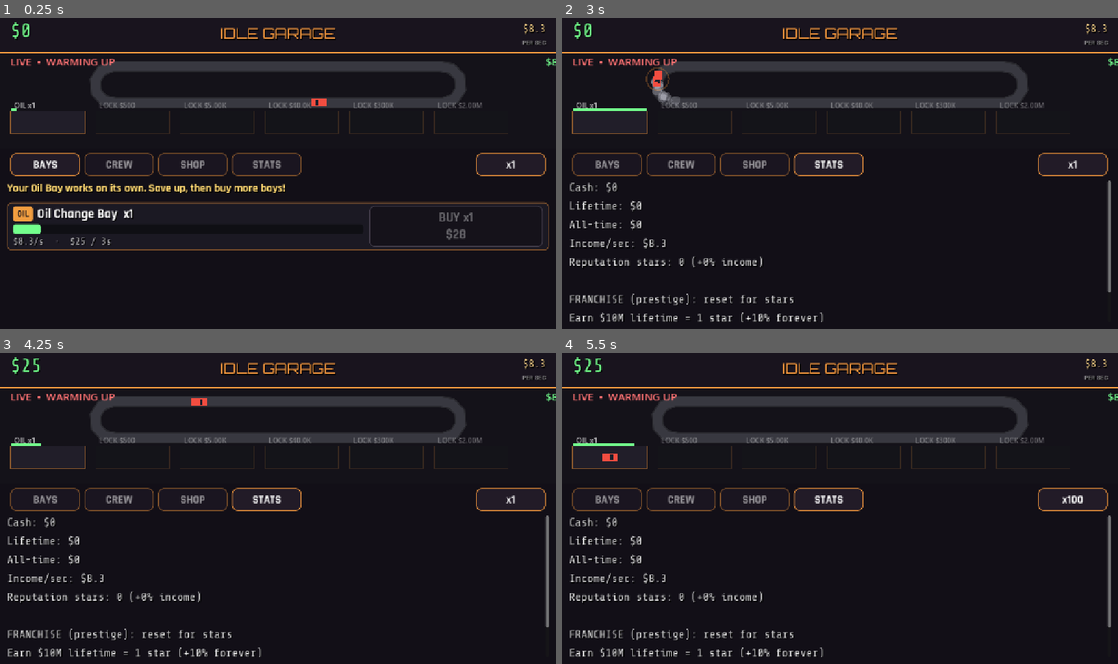
Above: before the commit, frames 1-4 (two rows, left to right).
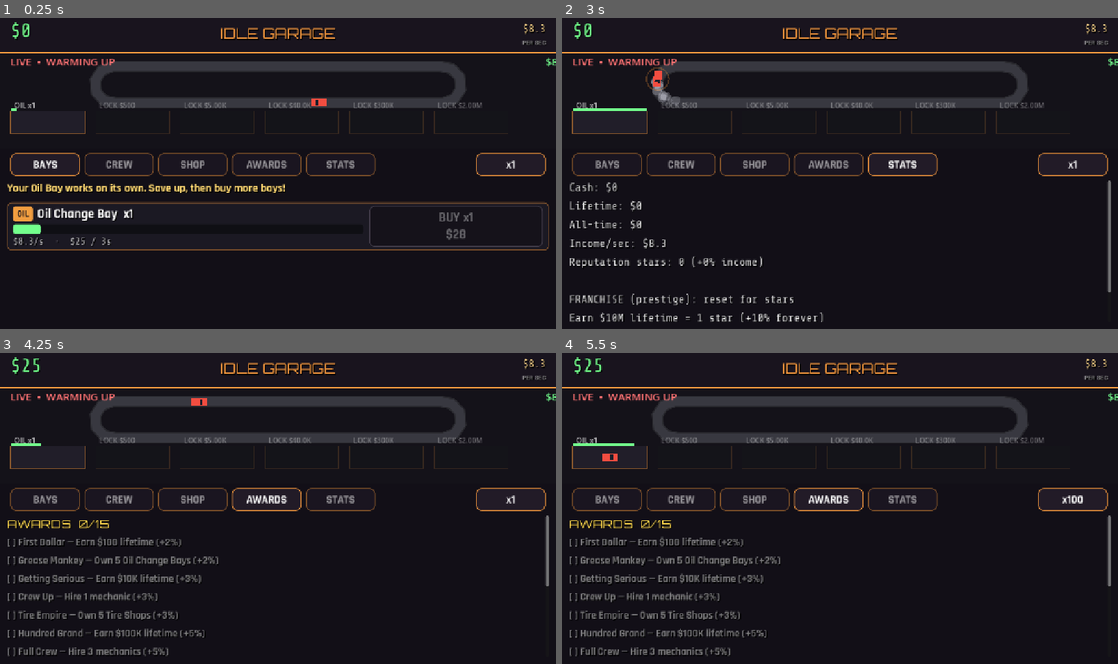
Above: after the commit, the same moments.

Repository: Thefreatbandz/idle-garage
Game: Godot game, scene res://scenes/main.tscn
Two runs of this game, one before a commit and one after it. Both use one fixed random seed, a clock stepped at 60 frames per second and the inputs below.
Inputs (mouse positions are in pixels of both pictures, inside the frame that each line leads up to):
- Up to frame 1 (0.25 s): no input
- Up to frame 2 (3 s): click "BAYS" at 0.5 s; click "CREW" at 1.25 s; click "SHOP" at 2 s; click "STATS" at 2.75 s
- Up to frame 3 (4.25 s): click (266, 499) at 3.5 s, where only the run after the commit has a clickable "AWARDS"
- Up to frame 4 (5.5 s): click "x1" at 4.25 s; click "x10" at 5 s

The runs differ from the first frame. In frame 1, 0.4% of the frame differs, in the area x 44-68%, y 43-51%; in frame 2, 0.6%; in frame 3, 4.4%, in the area x 1-99%, y 43-98%; in frame 4, 4.4%.

Commit message:
v4: 15 achievements with income bonuses, awards tab, unlock toasts

Diff:
--- a/scripts/economy.gd
+++ b/scripts/economy.gd
@@ -39,6 +39,27 @@
 const COST_GROWTH := 1.15
 const MILESTONE_BONUS := 2.0  # x2 at 25/50/100/200 owned
 
+# Achievements: {name, desc, kind, target, bonus}
+# kind: "lifetime" (earn X lifetime), "owned" (own X of generator idx),
+#       "mechanics" (hire X), "upgrades" (buy X), "prestige" (prestige X times)
+const ACHIEVEMENTS := [
+	{"name": "First Dollar", "desc": "Earn $100 lifetime", "kind": "lifetime", "target": 100.0, "gen": -1, "bonus": 1.02},
+	{"name": "Grease Monkey", "desc": "Own 5 Oil Change Bays", "kind": "owned", "target": 5.0, "gen": 0, "bonus": 1.02},
+	{"name": "Getting Serious", "desc": "Earn $10K lifetime", "kind": "lifetime", "target": 10000.0, "gen": -1, "bonus": 1.03},
+	{"name": "Crew Up", "desc": "Hire 1 mechanic", "kind": "mechanics", "target": 1.0, "gen": -1, "bonus": 1.03},
+	{"name": "Tire Empire", "desc": "Own 5 Tire Shops", "kind": "owned", "target": 5.0, "gen": 1, "bonus": 1.03},
+	{"name": "Hundred Grand", "desc": "Earn $100K lifetime", "kind": "lifetime", "target": 100000.0, "gen": -1, "bonus": 1.05},
+	{"name": "Full Crew", "desc": "Hire 3 mechanics", "kind": "mechanics", "target": 3.0, "gen": -1, "bonus": 1.05},
+	{"name": "Paint It Up", "desc": "Own 5 Paint Booths", "kind": "owned", "target": 5.0, "gen": 2, "bonus": 1.05},
+	{"name": "Millionaire", "desc": "Earn $1M lifetime", "kind": "lifetime", "target": 1000000.0, "gen": -1, "bonus": 1.08},
+	{"name": "Upgrade Happy", "desc": "Buy 5 global upgrades", "kind": "upgrades", "target": 5.0, "gen": -1, "bonus": 1.08},
+	{"name": "Tuning Fork", "desc": "Own 5 Tuning Labs", "kind": "owned", "target": 5.0, "gen": 3, "bonus": 1.08},
+	{"name": "Ten Million", "desc": "Earn $10M lifetime", "kind": "lifetime", "target": 10000000.0, "gen": -1, "bonus": 1.10},
+	{"name": "Engine Room", "desc": "Own 3 Engine Build Rooms", "kind": "owned", "target": 3.0, "gen": 4, "bonus": 1.10},
+	{"name": "Drift Legend", "desc": "Own 2 Drift Contract Boards", "kind": "owned", "target": 2.0, "gen": 5, "bonus": 1.15},
+	{"name": "Franchised", "desc": "Franchise (prestige) once", "kind": "prestige", "target": 1.0, "gen": -1, "bonus": 1.15},
+]
+
 static func bulk_cost(base: float, owned: int, n: int) -> float:
 	# total cost to buy n more when you own `owned`
 	var total := 0.0
--- a/scripts/main.gd
+++ b/scripts/main.gd
@@ -11,6 +11,8 @@
 var mechanics := [false, false, false, false, false, false]
 var upgrades_bought := []  # indices into Economy.UPGRADES
 var stars := 0  # prestige: reputation stars
+var prestige_count := 0
+var achievements := []  # unlocked indices into Economy.ACHIEVEMENTS
 var bulk := 1  # 1, 10, 100, -1 (MAX)
 var start_time := 0
 
@@ -29,6 +31,11 @@
 	if not _ui_pending_offline.is_empty():
 		_ui.show_offline_popup(float(_ui_pending_offline[0]), float(_ui_pending_offline[1]))
 		_ui_pending_offline = []
+	# show any achievement popups earned while offline
+	for ai in _pending_ach_popups:
+		var a: Dictionary = Economy.ACHIEVEMENTS[ai]
+		_ui.achievement_popup(String(a["name"]), float(a["bonus"]))
+	_pending_ach_popups = []
 
 func _process(dt: float) -> void:
 	# clamp dt (tab back after hours shouldn't simulate frame-by-frame)
@@ -58,6 +65,7 @@
 	cash += v
 	lifetime += v
 	total_earned += v
+	check_achievements()
 
 func spend(v: float) -> bool:
 	if cash < v:
@@ -69,7 +77,45 @@
 	var m := 1.0
 	for u in upgrades_bought:
 		m *= float(Economy.UPGRADES[u]["mult"])
+	m *= achievement_mult()
 	return m
+
+func achievement_mult() -> float:
+	var m := 1.0
+	for a in achievements:
+		m *= float(Economy.ACHIEVEMENTS[a]["bonus"])
+	return m
+
+func check_achievements() -> void:
+	var mech_count := 0
+	for hired in mechanics:
+		if hired:
+			mech_count += 1
+	for ai in range(Economy.ACHIEVEMENTS.size()):
+		if ai in achievements:
+			continue
+		var a: Dictionary = Economy.ACHIEVEMENTS[ai]
+		var done := false
+		match String(a["kind"]):
+			"lifetime":
+				done = lifetime >= float(a["target"])
+			"owned":
+				done = owned[int(a["gen"])] >= int(a["target"])
+			"mechanics":
+				done = mech_count >= int(a["target"])
+			"upgrades":
+				done = upgrades_bought.size() >= int(a["target"])
+			"prestige":
+				done = prestige_count >= int(a["target"])
+		if done:
+			achievements.append(ai)
+			if _ui:
+				_ui.achievement_popup(String(a["name"]), float(a["bonus"]))
+			else:
+				_pending_ach_popups.append(ai)
+	_save()
+
+var _pending_ach_popups := []
 
 func prestige_mult() -> float:
 	return 1.0 + float(stars) * 0.10
@@ -96,6 +142,7 @@
 	if spend(cost):
 		owned[i] += n
 		_ui.refresh_all()
+		check_achievements()
 		_save()
 
 func buy_mechanic(i: int) -> void:
@@ -105,6 +152,7 @@
 	if spend(cost):
 		mechanics[i] = true
 		_ui.refresh_all()
+		check_achievements()
 		_save()
 
 func buy_upgrade(u: int) -> void:
@@ -114,6 +162,7 @@
 	if spend(cost):
 		upgrades_bought.append(u)
 		_ui.refresh_all()
+		check_achievements()
 		_save()
 
 func do_prestige() -> void:
@@ -122,20 +171,25 @@
 	if new_stars <= 0:
 		return
 	stars += new_stars
+	prestige_count += 1
 	cash = 0.0
 	lifetime = 0.0
 	owned = [1, 0, 0, 0, 0, 0]
 	progress = [0.0, 0.0, 0.0, 0.0, 0.0, 0.0]
 	mechanics = [false, false, false, false, false, false]
 	upgrades_bought = []
+	# achievements persist through prestige (they're the keeper)
 	_ui.refresh_all()
+	check_achievements()
 	_save()
 
 func _save() -> void:
 	var d := {
 		"cash": cash, "lifetime": lifetime, "total": total_earned,
 		"owned": owned, "mechanics": mechanics, "upgrades": upgrades_bought,
-		"stars": stars, "time": Time.get_unix_time_from_system(),
+		"stars": stars, "prestige_count": prestige_count,
+		"achievements": achievements,
+		"time": Time.get_unix_time_from_system(),
 	}
 	var f := FileAccess.open(SAVE_PATH, FileAccess.WRITE)
 	if f:
@@ -161,6 +215,8 @@
 		mechanics[i] = bool(m[i]) if i < m.size() else false
 	upgrades_bought = d.get("upgrades", [])
 	stars = int(d.get("stars", 0))
+	prestige_count = int(d.get("prestige_count", 0))
+	achievements = d.get("achievements", [])
 	_last_time = float(d.get("time", 0.0))
 	# migration: old saves started with 0 bays and $0 (soft-locked)
 	var total_owned := 0
--- a/scripts/ui.gd
+++ b/scripts/ui.gd
@@ -66,8 +66,8 @@
 	add_child(preview)
 	_preview = preview
 	# tabs
-	var tabs := ["BAYS", "CREW", "SHOP", "STATS"]
-	for ti in range(4):
+	var tabs := ["BAYS", "CREW", "SHOP", "AWARDS", "STATS"]
+	for ti in range(5):
 		var tb := _button(tabs[ti], Vector2(24 + ti * 170, 315), Vector2(160, 52), 26)
 		var idx := ti
 		tb.pressed.connect(func(): _set_tab(idx))
@@ -76,7 +76,7 @@
 	_bulk_btn = _button("x1", Vector2(1280 - 184, 315), Vector2(160, 52), 26)
 	_bulk_btn.pressed.connect(_cycle_bulk)
 	# panels
-	for ti in range(4):
+	for ti in range(5):
 		var p := ScrollContainer.new()
 		p.position = Vector2(16, 378)
 		p.size = Vector2(1248, 326)
@@ -86,6 +86,7 @@
 	_build_bays_panel()
 	_build_crew_panel()
 	_build_shop_panel()
+	_build_awards_panel()
 	_build_stats_panel()
 	# floating text layer
 	_float_layer = Control.new()
@@ -273,8 +274,40 @@
 var _preview: Control
 var _hint_label: Label
 
+func _build_awards_panel() -> void:
+	var p: ScrollContainer = _panels[3]
+	var vb := VBoxContainer.new()
+	vb.size_flags_horizontal = Control.SIZE_EXPAND_FILL
+	vb.add_theme_constant_override("separation", 10)
+	p.add_child(vb)
+	_awards_vb = vb
+	_refresh_awards()
+
+var _awards_vb: VBoxContainer
+
+func _refresh_awards() -> void:
+	if not _awards_vb:
+		return
+	for c in _awards_vb.get_children():
+		c.queue_free()
+	var done := 0
+	for ai in range(Economy.ACHIEVEMENTS.size()):
+		var a: Dictionary = Economy.ACHIEVEMENTS[ai]
+		var unlocked: bool = ai in game.achievements
+		if unlocked:
+			done += 1
+		var pct := int(round((float(a["bonus"]) - 1.0) * 100.0))
+		var txt := "[X] %s — %s (+%d%%)" % [a["name"], a["desc"], pct] if unlocked else "[ ] %s — %s (+%d%%)" % [a["name"], a["desc"], pct]
+		var col := Color(1.0, 0.85, 0.30) if unlocked else Color(1, 1, 1, 0.45)
+		var l := _label(txt, 24, Vector2(0, 0), FONT_HUD, col)
+		l.autowrap_mode = TextServer.AUTOWRAP_WORD_SMART
+		_awards_vb.add_child(l)
+	var head := _label("AWARDS  %d/%d" % [done, Economy.ACHIEVEMENTS.size()], 28, Vector2(0, 0), FONT_DISPLAY, Color(1.0, 0.85, 0.30))
+	_awards_vb.add_child(head)
+	_awards_vb.move_child(head, 0)
+
 func _build_stats_panel() -> void:
-	var p: ScrollContainer = _panels[3]
+	var p: ScrollContainer = _panels[4]
 	var vb := VBoxContainer.new()
 	vb.size_flags_horizontal = Control.SIZE_EXPAND_FILL
 	vb.add_theme_constant_override("separation", 12)
@@ -307,11 +340,13 @@
 
 func _set_tab(t: int) -> void:
 	_tab = t
-	for i in range(4):
+	for i in range(5):
 		_panels[i].visible = i == t
 		# highlight active tab
 		var tb: Button = _tab_btns[i]
 		tb.modulate = Color(1, 1, 1) if i == t else Color(1, 1, 1, 0.55)
+	if t == 3:
+		_refresh_awards()
 
 func _cycle_bulk() -> void:
 	if game.bulk == 1:
@@ -350,6 +385,7 @@
 	refresh_generators()
 	refresh_crew()
 	refresh_shop()
+	_refresh_awards()
 	_refresh_stats()
 	_update_hint()
 
@@ -418,6 +454,38 @@
 	else:
 		_hint_label.text = ""
 
+func achievement_popup(ach_name: String, bonus: float) -> void:
+	# toast at top of screen
+	var toast := PanelContainer.new()
+	toast.custom_minimum_size = Vector2(600, 90)
+	toast.position = Vector2(340, 100)
+	var sb := StyleBoxFlat.new()
+	sb.bg_color = Color(0.12, 0.10, 0.08, 0.97)
+	sb.border_color = Color(1.0, 0.85, 0.30, 0.95)
+	sb.set_border_width_all(3)
+	sb.set_corner_radius_all(12)
+	sb.content_margin_left = 20
+	sb.content_margin_right = 20
+	sb.content_margin_top = 10
+	sb.content_margin_bottom = 10
+	toast.add_theme_stylebox_override("panel", sb)
+	var vb := VBoxContainer.new()
+	toast.add_child(vb)
+	var t := _label("ACHIEVEMENT UNLOCKED", 20, Vector2(0, 0), FONT_HUD, Color(1.0, 0.85, 0.30))
+	t.horizontal_alignment = HORIZONTAL_ALIGNMENT_CENTER
+	t.custom_minimum_size = Vector2(560, 28)
+	vb.add_child(t)
+	var pct := int(round((bonus - 1.0) * 100.0))
+	var n := _label("%s  (+%d%% income)" % [ach_name, pct], 26, Vector2(0, 0), FONT_HUD, Color(1, 1, 1))
+	n.horizontal_alignment = HORIZONTAL_ALIGNMENT_CENTER
+	n.custom_minimum_size = Vector2(560, 36)
+	vb.add_child(n)
+	add_child(toast)
+	# auto-dismiss after 3s
+	var tw := create_tween()
+	tw.tween_interval(3.0)
+	tw.tween_callback(toast.queue_free)
+
 func show_offline_popup(gained: float, away_sec: float) -> void:
 	# dim background
 	var dim := ColorRect.new()
Not shown, changed: build/web/index.html
Not shown, changed: build/web/index.pck
Not shown, changed: docs/index.html
Not shown, changed: docs/index.pck
